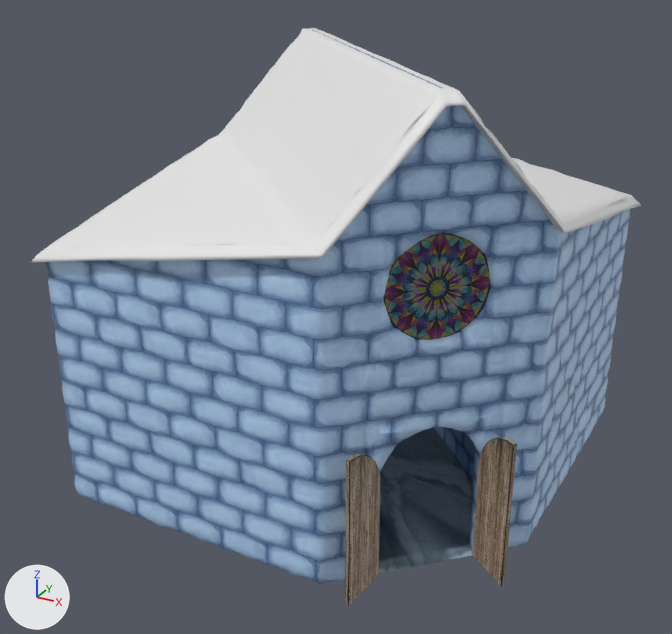
Two versions of the FBX model Assets/Models/keep.fbx, one commit apart.
Both versions are drawn from a 50 mm camera at (0.0756, -0.1477, 0.1031) aimed at (-0.0026, -0.0056, 0.032). Lighting does not change. The marker at lower left points along +X, +Y and +Z. Where no turn or scale is listed for an object, it has been applied to the vertices.
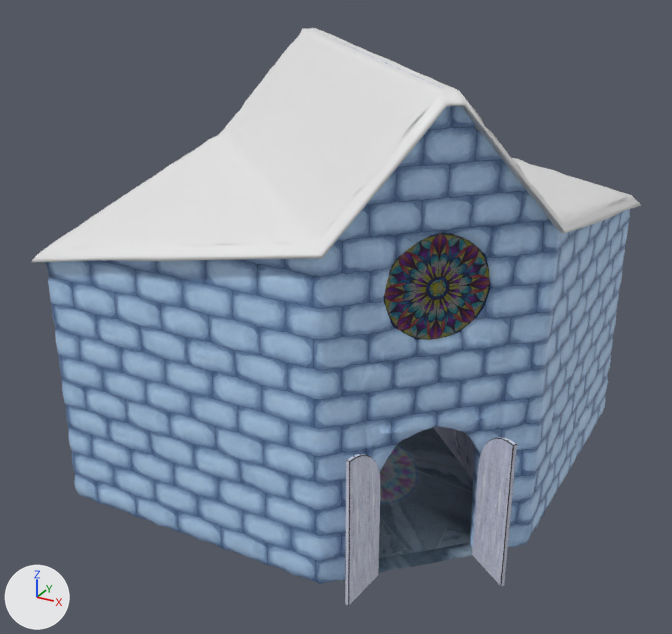
Changed parts and their boxes (x1, y1, x2, y2) in the pictures (672 x 634 px):
'Cube', surface changed, reshaped
    both: (46, 30, 630, 584)
'Cube_002', surface changed (brown to grey)
    both: (472, 437, 517, 586)
'Cube_001', surface changed (brown to grey)
    both: (345, 454, 380, 605)
part 1 of me_cube, cut back
    before: (380, 427, 475, 542)
    after: (380, 480, 471, 542)
part 2 of me_cube, surface changed
    both: (379, 481, 470, 558)

The change, as a list of edits to the scene's bpy script:
```text
Add img_white_marble_texture_seamlessseamless_marble_texture_01_by_goodtextures_on_deviantart_blfekmif_jpg:
    img_white_marble_texture_seamlessseamless_marble_texture_01_by_goodtextures_on_deviantart_blfekmif_jpg = load_image('white-marble-texture-seamlessseamless-marble-texture-01-by-goodtextures-on-deviantart-blfekmif.jpg', '../Images/white-marble-texture-seamlessseamless-marble-texture-01-by-goodtextures-on-deviantart-blfekmif.jpg', 1024, 1024, 'sRGB')
Change mat_material__wildtextures_old_wood_original_file_png:
    mat_material__wildtextures_old_wood_original_file_png.texture: img_wildtextures_old_wood_original_file_png -> img_white_marble_texture_seamlessseamless_marble_texture_01_by_goodtextures_on_deviantart_blfekmif_jpg
Change me_cube:
    used by ob_cube; location = (0.0, 0.0, 0.0)
    remove me_cube.from_pydata(...)  # 7258 vertices, 8520 faces; spans x -0.0404..0.0404, y -0.0404..0.0404, z -0.0002..0.0802
    add me_cube.from_pydata(...)  # 7234 vertices, 14002 faces; spans x -0.0404..0.0404, y -0.0404..0.0404, z 0.0..0.0802
    me_cube part 1: 25 vertices removed from x -0.0373..0.0373, y -0.0373..0.0373, z -0.0002..0.0011; 1 vertex added at x 0.0343, y -0.0154, z 0.0008
    me_cube part 2: 11 kept faces spanning x -0.0374..0.0374, y -0.0372..0.0372, z 0.0007..0.0601 get new texture (UV) coordinates
    add me_cube.materials.append(mat_material__wildtextures_old_wood_original_file_png)  # picture img_white_marble_texture_seamlessseamless_marble_texture_01_by_goodtextures_on_deviantart_blfekmif_jpg
```
